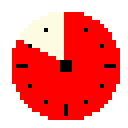
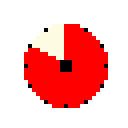
Two versions of the same layered image (w=128, h=128). Layer-by-layer changes:
painted on "Layer 2" over [12, 12, 120, 120]
removed layer "Layer 4" over [12, 12, 120, 120]
